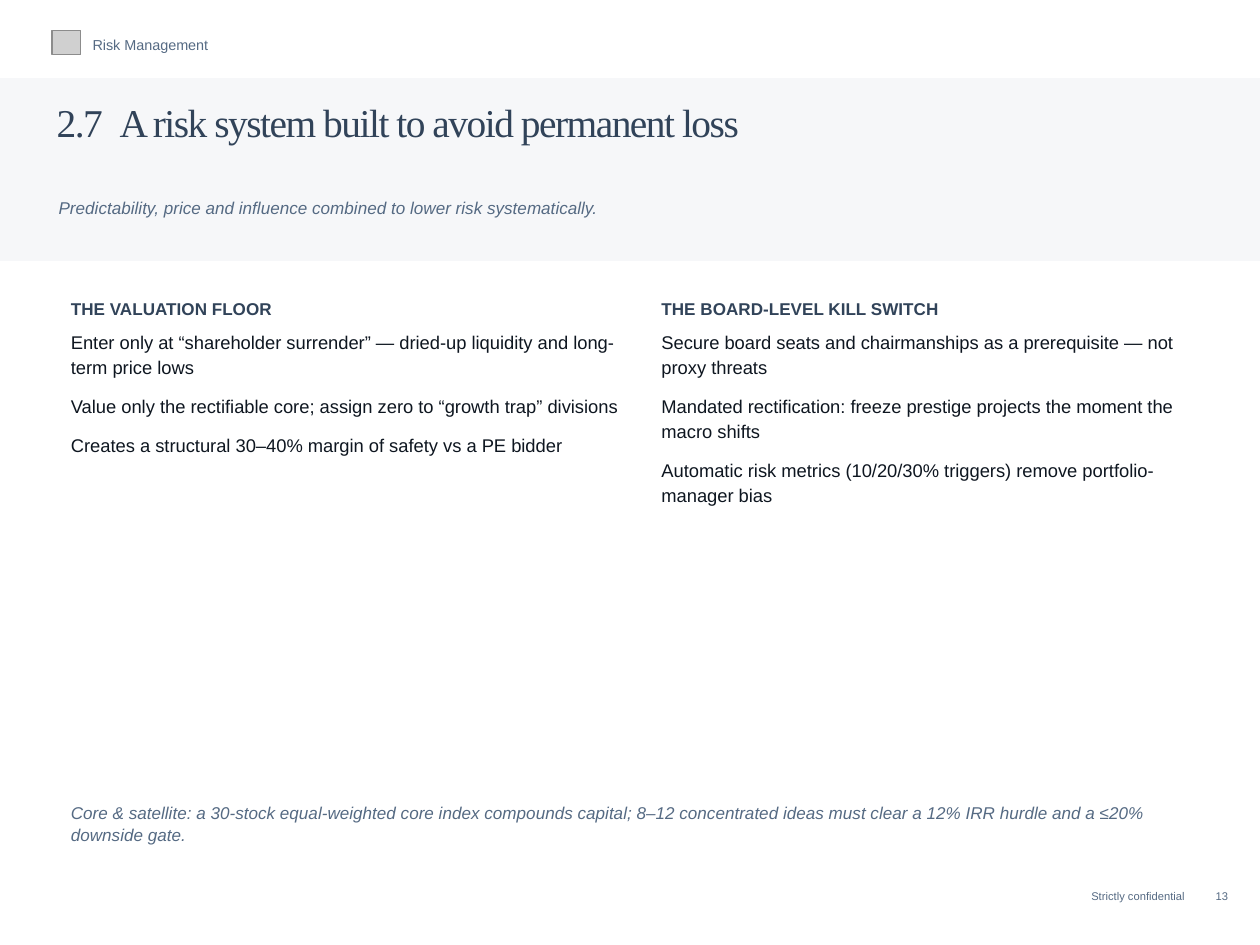
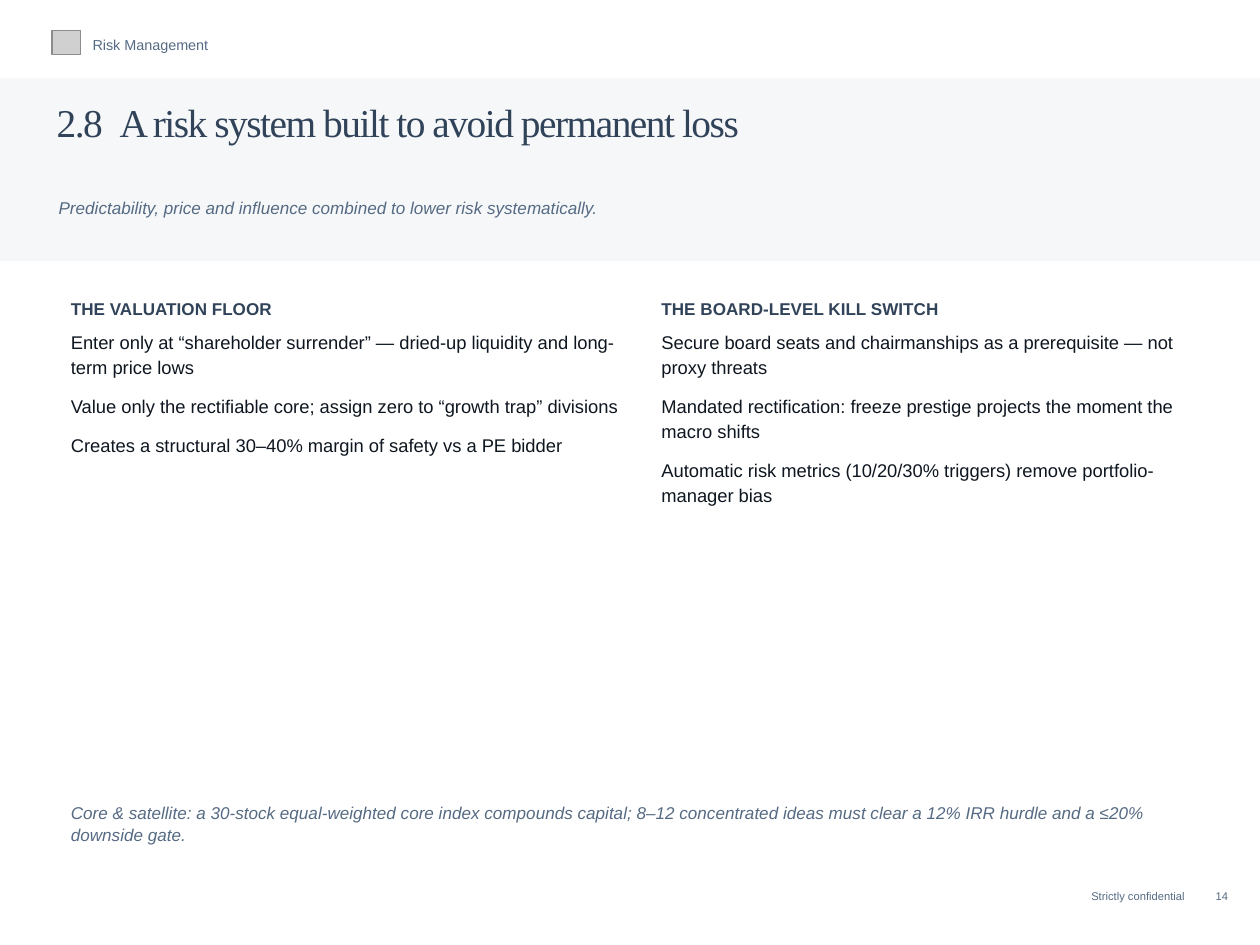
Before and after one commit to charette-lab/Claude, a slide deck: slide 17 of Athanase_Engaged_Ownership_Allocator_Deck.pptx (slide 16 before the commit). Drawn at 1260x945 pixels with LibreOffice and Linux fonts; fonts in the diff are those of the drawing; grey boxes stand for pictures. Boxes give left, top, right and bottom in pixels: in the first picture for what was removed or moved away, otherwise in the second. Text is boxed around its words. In the diff, an @@ line names an element or a change of style, - is before the commit and + after.

```diff
--- a/Athanase_Engaged_Ownership_Allocator_Deck.pptx
+++ b/Athanase_Engaged_Ownership_Allocator_Deck.pptx
@@ text at (x1=57, y1=109, x2=739, y2=145): text changed @@
-2.7 A risk system built to avoid permanent loss
+2.8 A risk system built to avoid permanent loss
@@ text at (x1=1091, y1=892, x2=1228, y2=903): text changed @@
-Strictly confidential 13
+Strictly confidential 14
```
Also in this commit, not shown: 15 other slides changed, 1 slide added, 1 other file.
